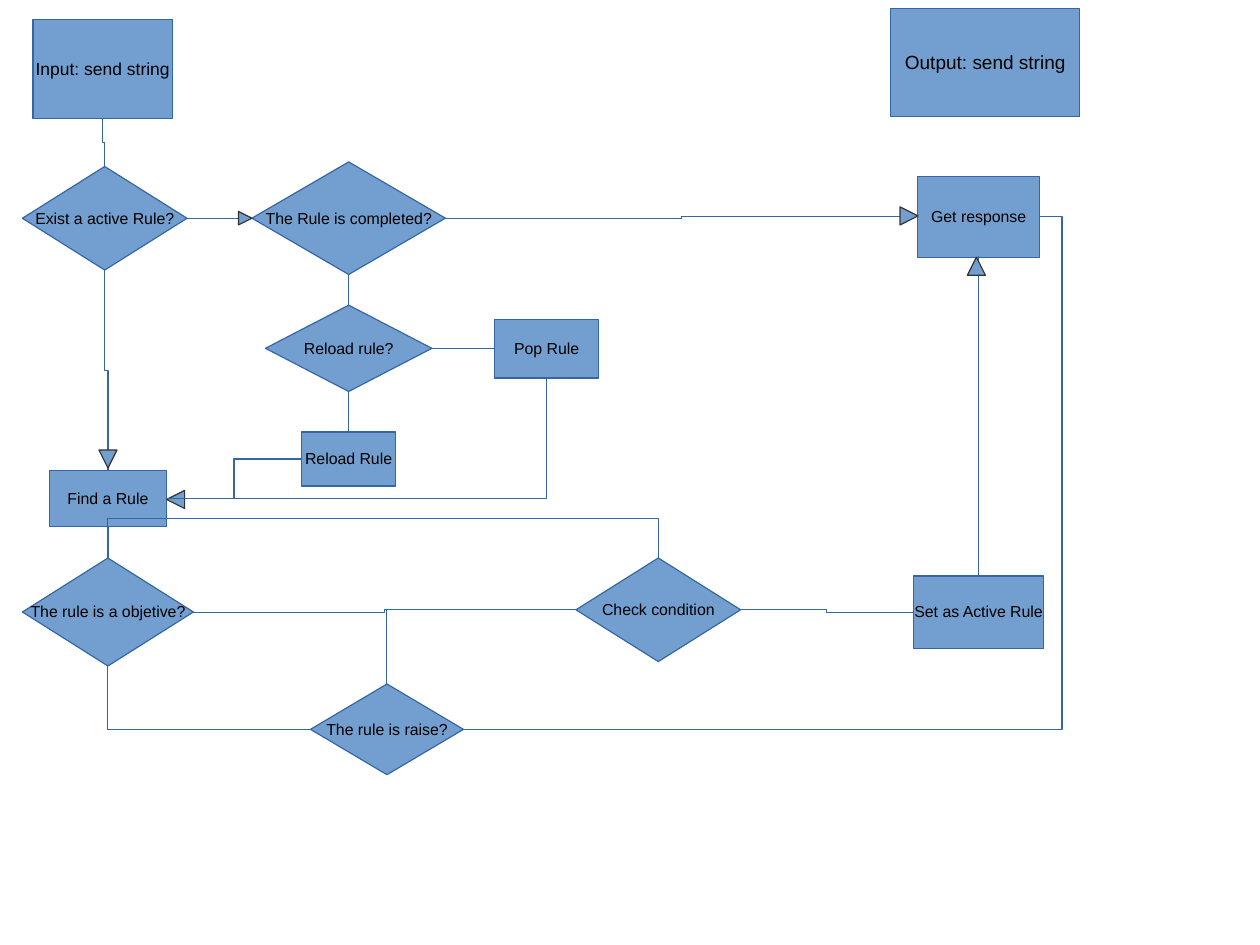
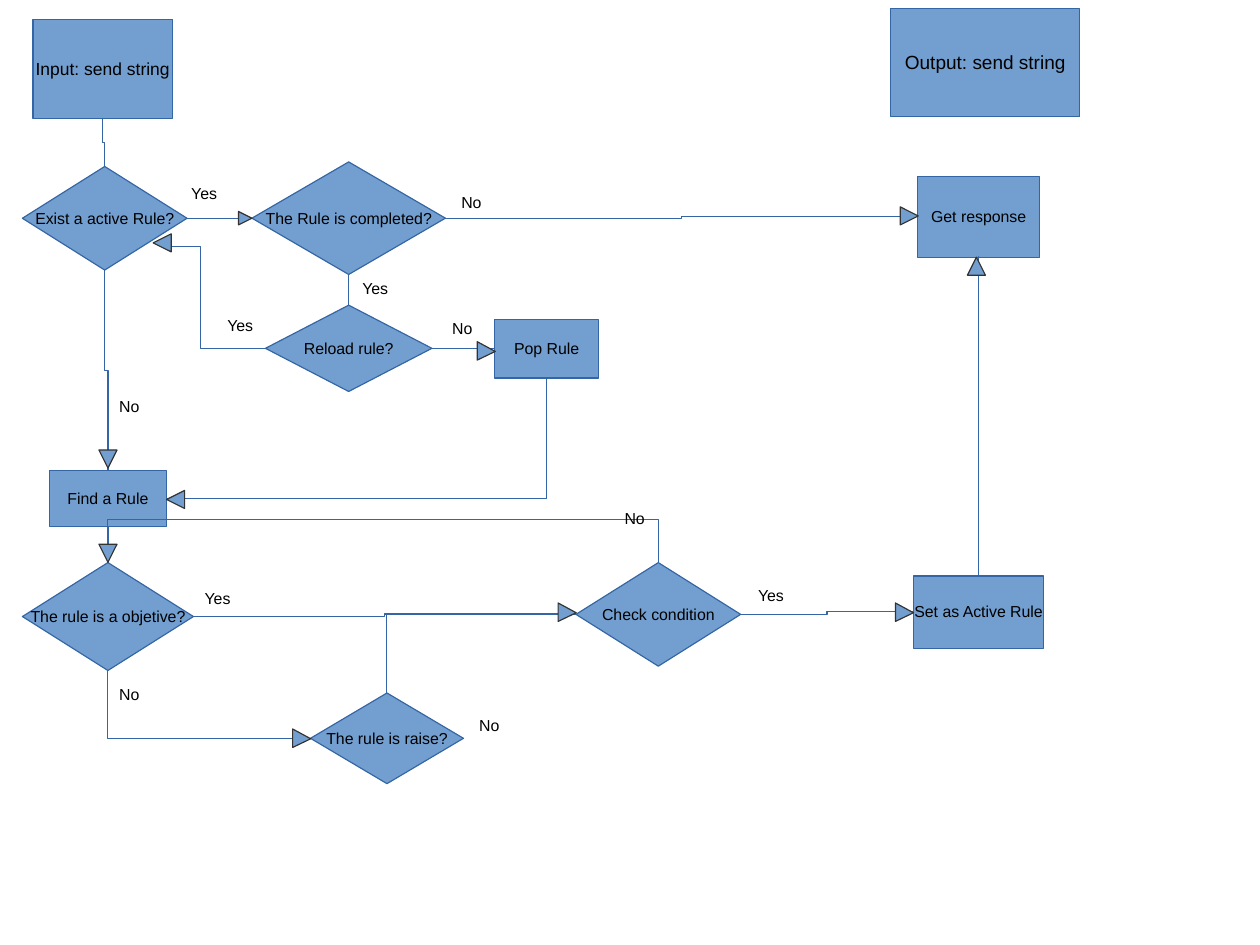
Before and after one commit to avara1986/gozokia, a slide deck: slide 1 of gozokia_rules_workflow.ppt. Drawn at 1260x945 pixels with LibreOffice and Linux fonts; fonts in the diff are those of the drawing. Boxes give left, top, right and bottom in pixels: in the first picture for what was removed or moved away, otherwise in the second. Text is boxed around its words. In the diff, an @@ line names an element or a change of style, - is before the commit and + after.

Commit message:
Refactored rules queue, RuleBase and updated workflow ppt

```diff
--- a/gozokia_rules_workflow.ppt
+++ b/gozokia_rules_workflow.ppt
@@ text added at (191,188,217,199), 10 pt, text #000000 @@
+Yes
@@ text added at (461,197,481,208), 10 pt, text #000000 @@
+No
@@ triangle added at (153,234,172,253), fill #729FCF, outline #333333 0.74 pt @@
@@ elbow line removed from (464, 729) to (1040, 217) @@
@@ elbow line added from (265, 349) to (165, 247), #3465A4 0.74 pt @@
@@ text added at (362,283,388,294), 10 pt, text #000000 @@
+Yes
@@ text added at (227,320,253,331), 10 pt, text #000000 @@
+Yes
@@ text added at (452,323,472,334), 10 pt, text #000000 @@
+No
@@ triangle added at (477,342,495,360), fill #729FCF, outline #333333 0.74 pt @@
@@ text added at (119,401,139,412), 10 pt, text #000000 @@
+No
@@ elbow line removed from (349, 392) to (349, 432) @@
@@ rectangle removed at (302,432,397,486) @@
-Reload Rule
@@ elbow line removed from (302, 460) to (166, 499) @@
@@ elbow line moved from (659, 558) - (107, 558) to (659, 563) - (107, 563) @@
@@ elbow line moved from (109, 527) - (107, 558) to (109, 527) - (107, 563) @@
@@ text added at (625,513,645,524), 10 pt, text #000000 @@
+No
@@ triangle added at (99,544,118,563), fill #729FCF, outline #333333 0.74 pt @@
@@ text added at (205,593,231,604), 10 pt, text #000000 @@
+Yes
@@ text added at (758,590,784,601), 10 pt, text #000000 @@
+Yes
@@ 3 elbow lines, 2 diamonds: place and size @@
-3 elbow lines, 2 diamonds at (23,558,914,685)
+3 elbow lines, 2 diamonds at (23,563,914,693)
@@ triangle added at (558,604,576,622), fill #729FCF, outline #333333 0.74 pt @@
@@ triangle added at (895,604,914,622), fill #729FCF, outline #333333 0.74 pt @@
@@ elbow line moved from (107, 667) - (311, 729) to (107, 671) - (311, 739) @@
@@ text added at (119,689,139,700), 10 pt, text #000000 @@
+No
@@ diamond "The rule is raise?": place and size @@
-diamond "The rule is raise?" at (311,684,464,774)
+diamond "The rule is raise?" at (311,693,464,783)
@@ triangle added at (293,729,311,748), fill #729FCF, outline #333333 0.74 pt @@
@@ text added at (479,720,499,731), 10 pt, text #000000 @@
+No
```
Also in this commit, not shown: 3 other files.
